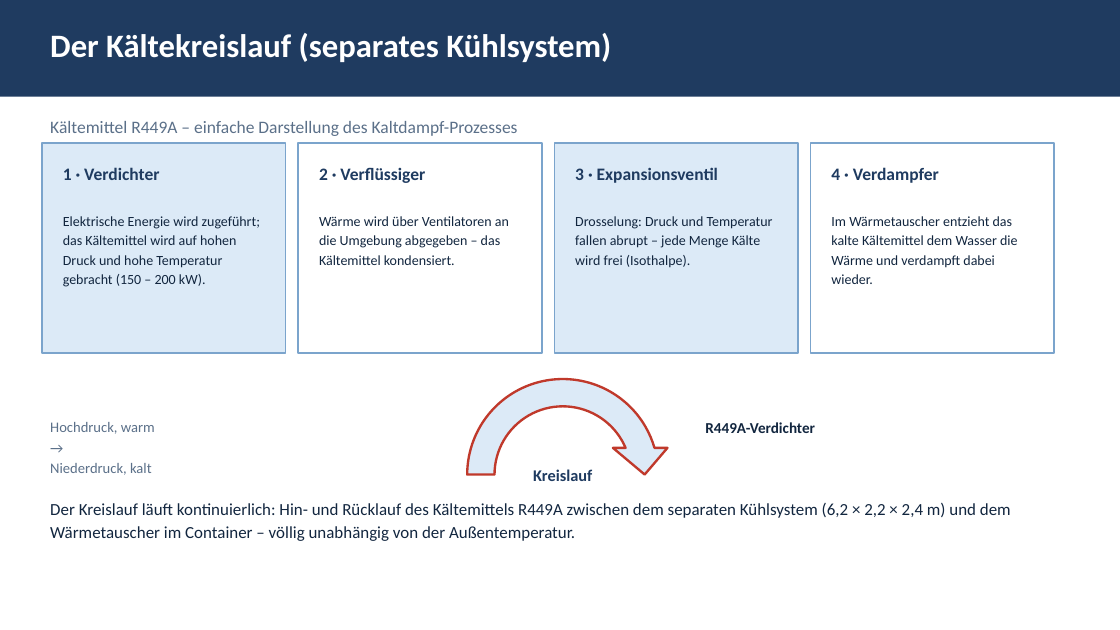
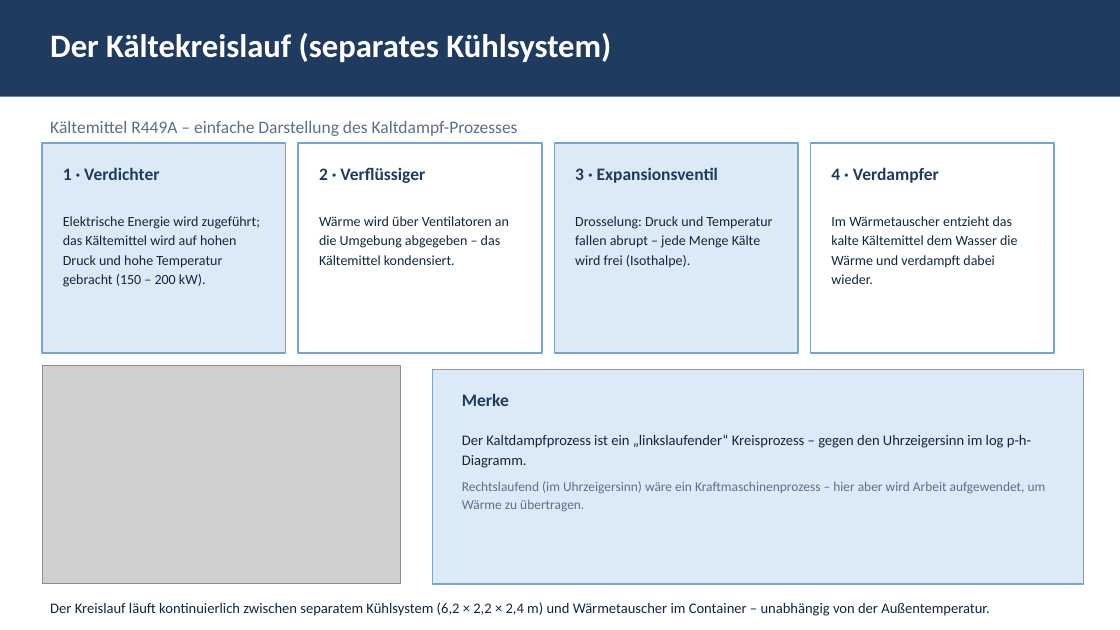
Before and after one commit to pgruberpg6-commits/Snow4ever, a slide deck: slide 10 of snow4ever200_thermodynamik.pptx. Drawn at 1120x630 pixels with LibreOffice and Linux fonts; fonts in the diff are those of the drawing; grey boxes stand for pictures. Boxes give left, top, right and bottom in pixels: in the first picture for what was removed or moved away, otherwise in the second. Text is boxed around its words. In the diff, an @@ line names an element or a change of style, - is before the commit and + after.

Commit message:
Folie 10: log p-h-Diagramm mit linkslaufendem Kaltdampfprozess (statt schematischem Uhrzeiger-Pfeil) + Notiz ergaenzt

```diff
--- a/snow4ever200_thermodynamik.pptx
+++ b/snow4ever200_thermodynamik.pptx
@@ picture added at (x1=42, y1=365, x2=401, y2=584) @@
@@ rectangle added at (x1=433, y1=370, x2=1084, y2=584), fill #DCEAF7, outline #7BA4CC 1.5 pt @@
@@ circular arrow removed at (x1=454, y1=365, x2=672, y2=584) @@
-Kreislauf
@@ text added at (x1=462, y1=393, x2=509, y2=406), 15 pt, text #1F3B60, bold @@
+Merke
@@ text removed at (x1=50, y1=422, x2=155, y2=475) @@
-Hochdruck, warm
-→
-Niederdruck, kalt
@@ text added at (x1=462, y1=434, x2=1046, y2=511), 11.5 pt, text #5B7089 @@
+Der Kaltdampfprozess ist ein „linkslaufender“ Kreisprozess – gegen den Uhrzeigersinn im log p-h-Diagramm.
+Rechtslaufend (im Uhrzeigersinn) wäre ein Kraftmaschinenprozess – hier aber wird Arbeit aufgewendet, um Wärme zu übertragen.
@@ text removed at (x1=705, y1=422, x2=815, y2=433) @@
-R449A-Verdichter
@@ text at (x1=50, y1=602, x2=989, y2=616): text changed; size 14.5 to 12.5 pt @@
-Der Kreislauf läuft kontinuierlich: Hin- und Rücklauf des Kältemittels R449A zwischen dem separaten Kühlsystem (6,2 × 2,2 × 2,4 m) und dem Wärmetauscher im Container – völlig unabhängig von der Außentemperatur.
+Der Kreislauf läuft kontinuierlich zwischen separatem Kühlsystem (6,2 × 2,2 × 2,4 m) und Wärmetauscher im Container – unabhängig von der Außentemperatur.
```
Also in this commit, not shown: 1 other file.
